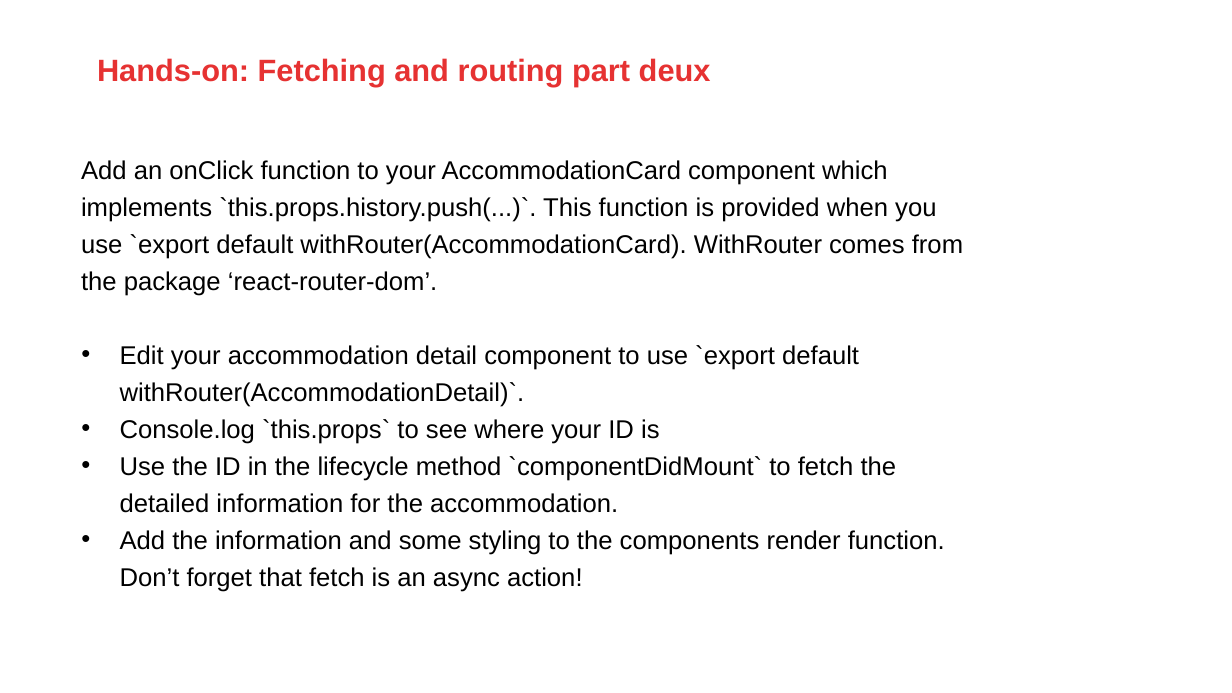
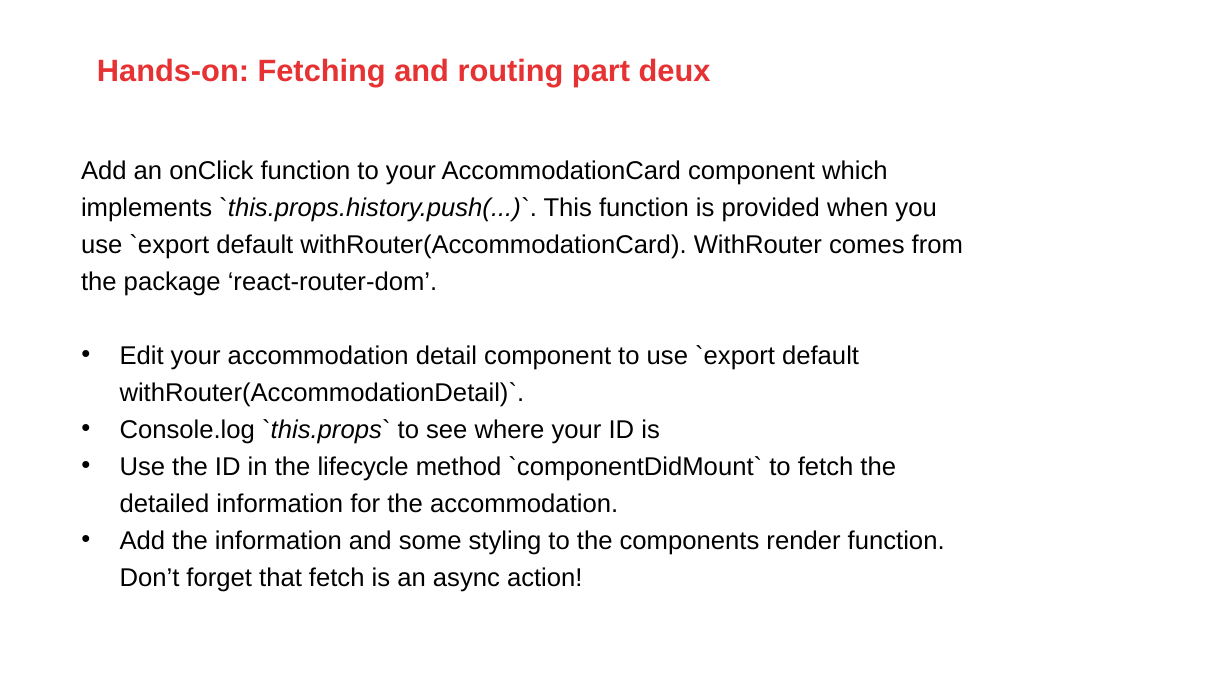
Before and after one commit to AMIS-Services/react-series, a slide deck: slide 13 of sig2/slides/SIG react 2.pptx. Drawn at 1232x693 pixels with LibreOffice and Linux fonts; fonts in the diff are those of the drawing; background and template pictures are left out. Boxes give left, top, right and bottom in pixels: in the first picture for what was removed or moved away, otherwise in the second. Text is boxed around its words. In the diff, an @@ line names an element or a change of style, - is before the commit and + after.

```diff
--- a/sig2/slides/SIG react 2.pptx
+++ b/sig2/slides/SIG react 2.pptx
@@ text at bbox=[81, 160, 963, 444]: italic on in "`this.props.history.push(...)`.", "`this.props`" @@
```
Also in this commit, not shown: 3 other slides changed, 21 other files.
